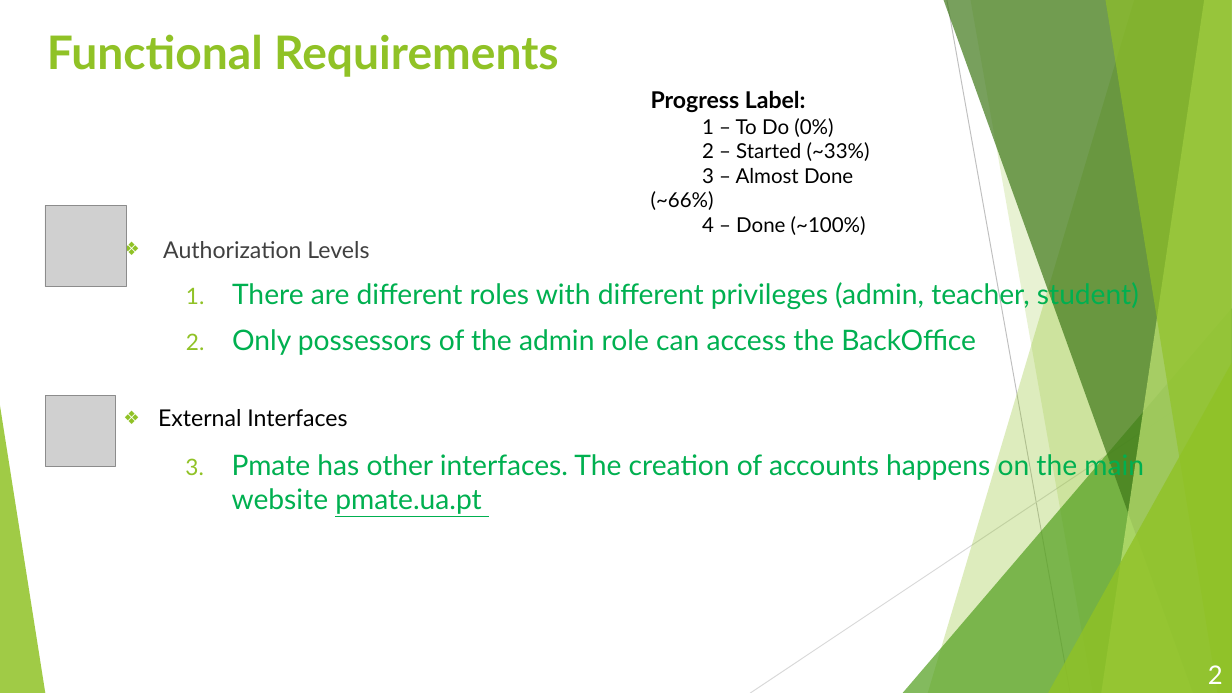
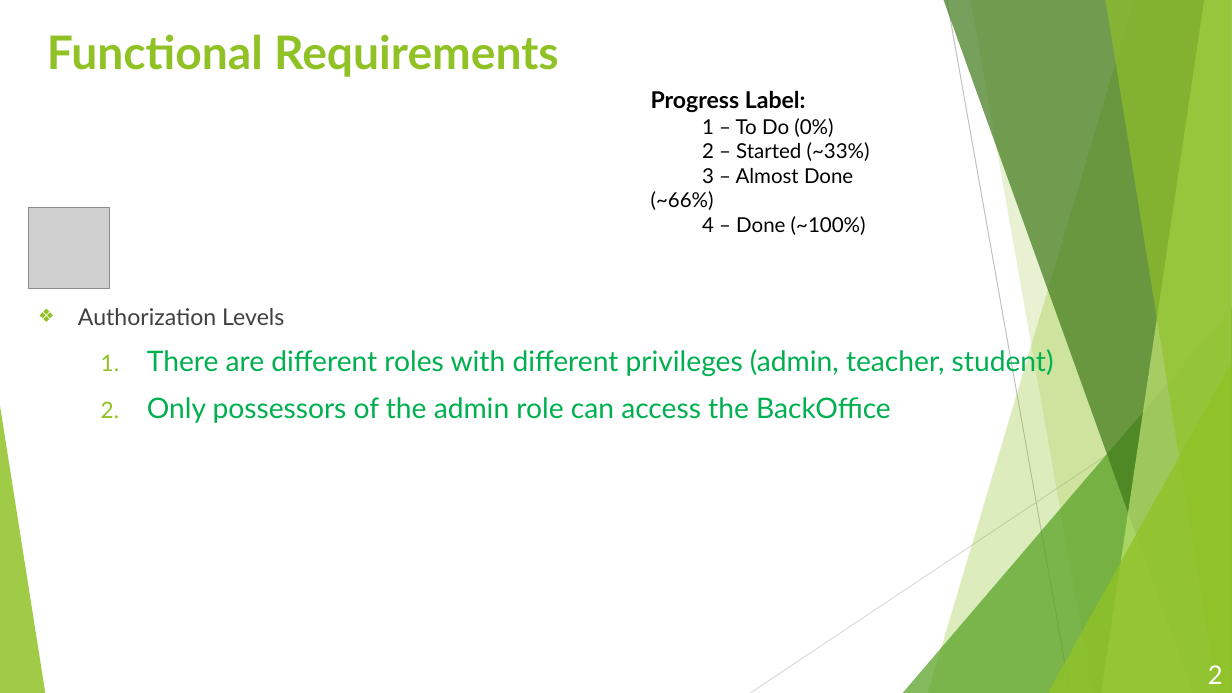
Before and after one commit to Mariainesrocha/Projeto_Informatica, a slide deck: slide 2 of Docs/PowerPoints/PMATE-Transition.pptx. Drawn at 1232x693 pixels with LibreOffice and Linux fonts; fonts in the diff are those of the drawing; grey boxes stand for pictures; background and template pictures are left out. Boxes give left, top, right and bottom in pixels: in the first picture for what was removed or moved away, otherwise in the second. Text is boxed around its words. In the diff, an @@ line names an element or a change of style, - is before the commit and + after.

Commit message:
ppt fix

```diff
--- a/Docs/PowerPoints/PMATE-Transition.pptx
+++ b/Docs/PowerPoints/PMATE-Transition.pptx
@@ picture: place and size @@
-picture at [45,206,127,287]
+picture at [29,207,110,288]
@@ text "Authorization Levels": place and size @@
-text "Authorization Levels" at [158,241,1144,514]
+text "Authorization Levels" at [78,308,1054,423]
@@ picture removed at [45,396,116,466] @@
@@ text at [158,409,1144,514]: paragraphs removed @@
-❖ External Interfaces
-3. Pmate has other interfaces. The creation of accounts happens on the main website pmate.ua.pt
```
Also in this commit, not shown: 1 other file.
